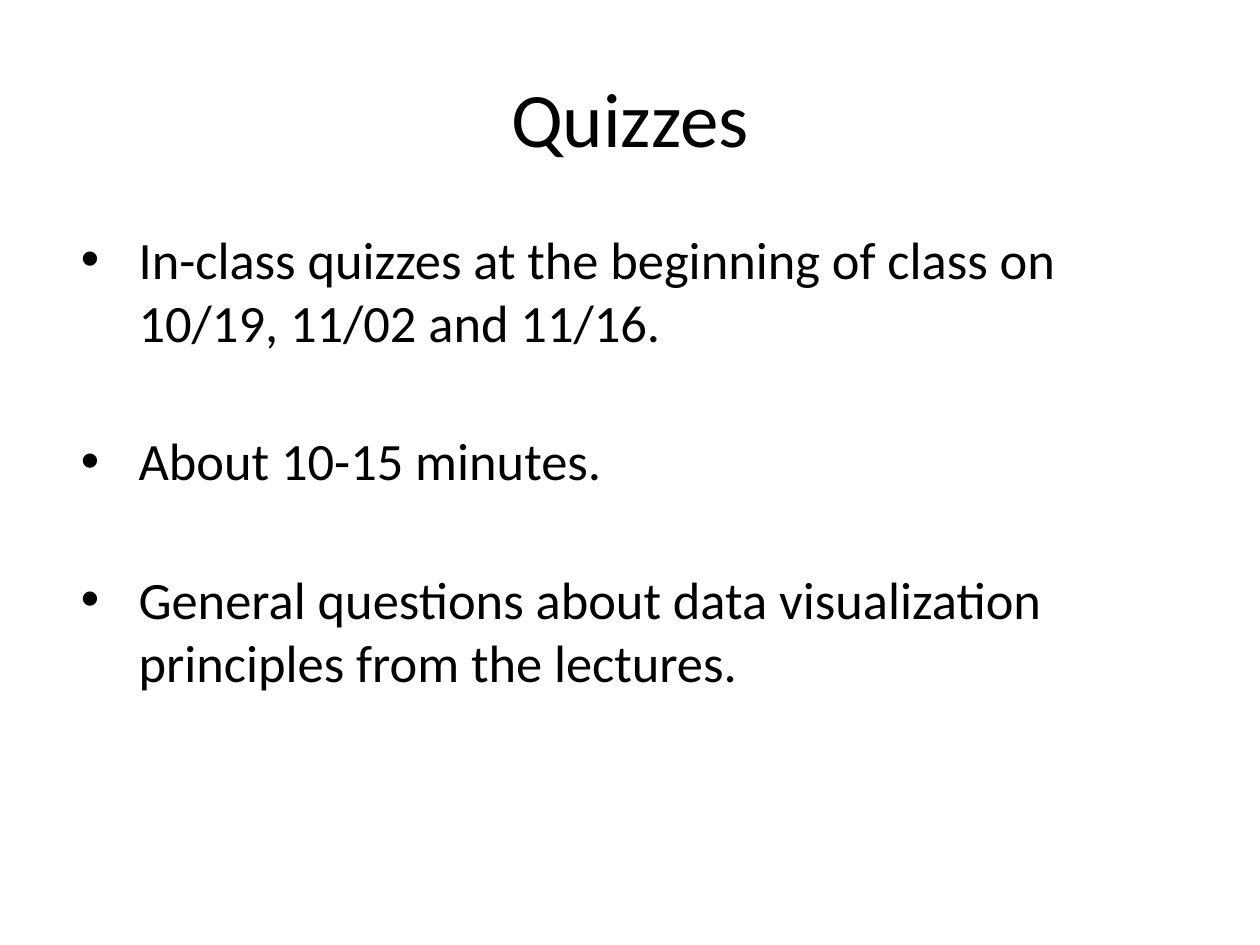
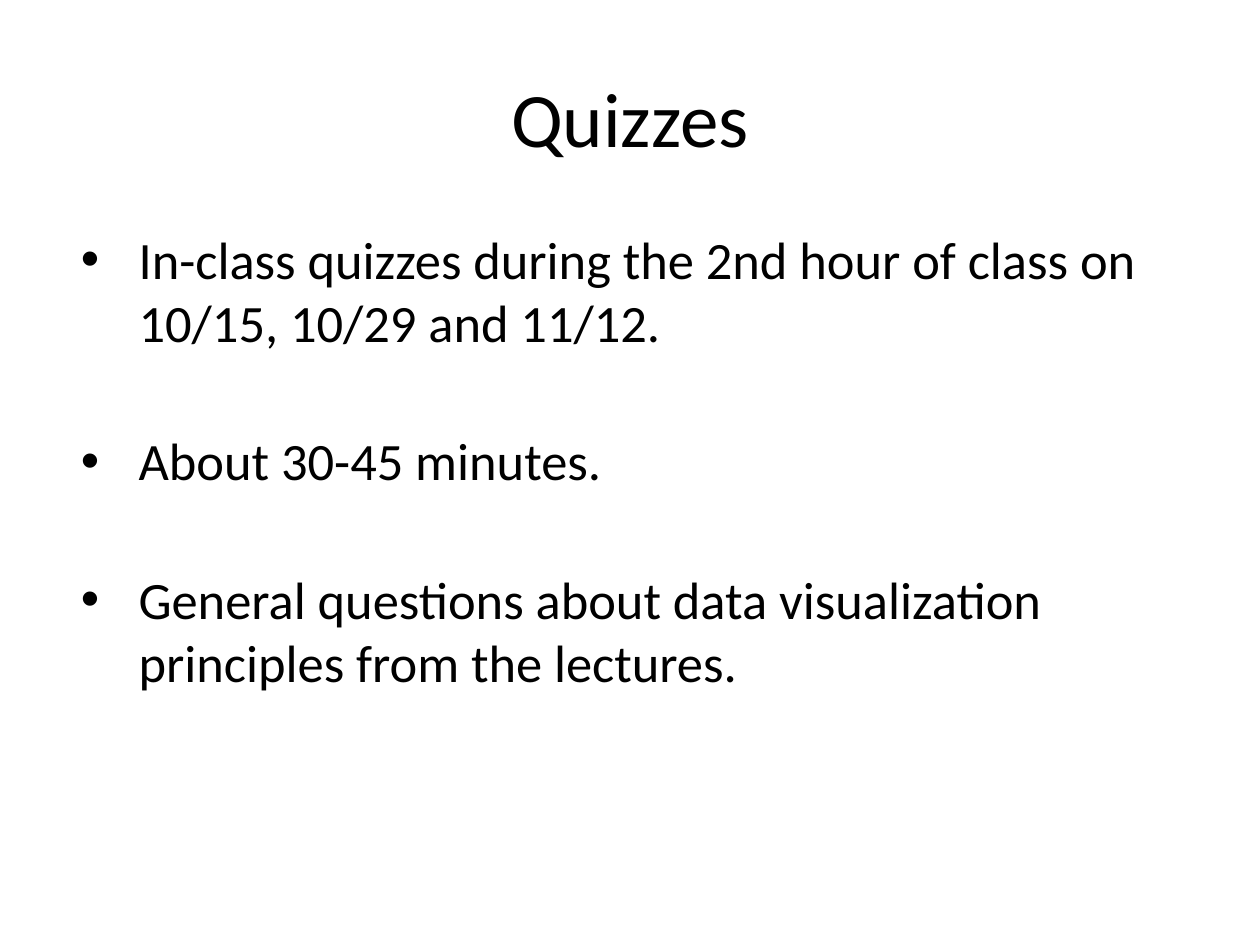
Before and after one commit to ArianeDucellier/data_visualization_R, a slide deck: slide 14 of lectures/Introduction.pptx. Drawn at 1260x945 pixels with LibreOffice and Linux fonts; fonts in the diff are those of the drawing. Boxes give left, top, right and bottom in pixels: in the first picture for what was removed or moved away, otherwise in the second. Text is boxed around its words. In the diff, an @@ line names an element or a change of style, - is before the commit and + after.

```diff
--- a/lectures/Introduction.pptx
+++ b/lectures/Introduction.pptx
@@ text at (139, 242, 1135, 481): text changed @@
-• In-class quizzes at the beginning of class on 10/19, 11/02 and 11/16.
-• About 10-15 minutes.
+• In-class quizzes during the 2nd hour of class on 10/15, 10/29 and 11/12.
+• About 30-45 minutes.
```
Also in this commit, not shown: 10 other slides changed, 1 slide added, 45 other files.
